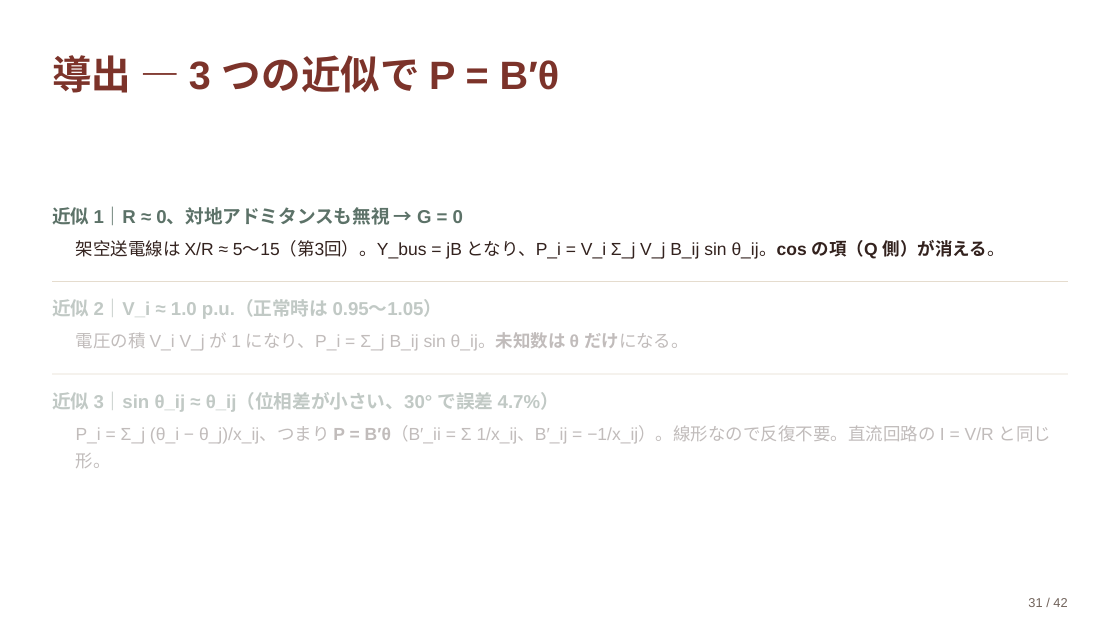
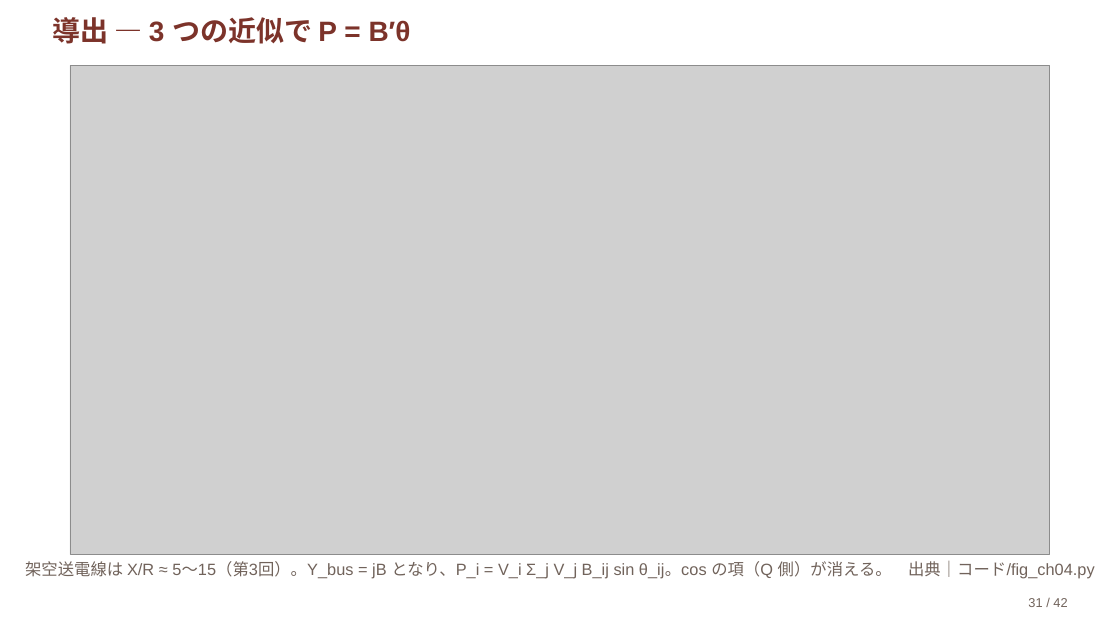
Before and after one commit to lutelute/ryukyu-power-system-2026, a slide deck: slide 31 of スライド/ch04.pptx. Drawn at 1120x630 pixels with LibreOffice and Linux fonts; fonts in the diff are those of the drawing; grey boxes stand for pictures. Boxes give left, top, right and bottom in pixels: in the first picture for what was removed or moved away, otherwise in the second. Text is boxed around its words. In the diff, an @@ line names an element or a change of style, - is before the commit and + after.

```diff
--- a/スライド/ch04.pptx
+++ b/スライド/ch04.pptx
@@ text "導出 — 3 つの近似で P ...": place and size @@
-text "導出 — 3 つの近似で P ..." at box(52, 55, 559, 93)
+text "導出 — 3 つの近似で P ..." at box(52, 17, 411, 44)
@@ text "導出 — 3 つの近似で P ..." at box(52, 17, 411, 44): size 33.9 to 24 pt; line spacing 1.06 to 1; vertical alignment middle to top @@
@@ picture added at box(70, 66, 1050, 555) @@
@@ text removed at box(52, 207, 463, 225) @@
-近似 1｜R ≈ 0、対地アドミタンスも無視 → G = 0
@@ rectangle removed at box(52, 281, 1068, 282) @@
@@ text removed at box(52, 299, 443, 319) @@
-近似 2｜V_i ≈ 1.0 p.u.（正常時は 0.95〜1.05）
@@ text removed at box(76, 332, 689, 351) @@
-電圧の積 V_i V_j が 1 になり、P_i = Σ_j B_ij sin θ_ij。未知数は θ だけになる。
@@ rectangle removed at box(52, 374, 1068, 375) @@
@@ text removed at box(52, 392, 559, 412) @@
-近似 3｜sin θ_ij ≈ θ_ij（位相差が小さい、30° で誤差 4.7%）
@@ text removed at box(76, 426, 1051, 468) @@
-P_i = Σ_j (θ_i − θ_j)/x_ij、つまり P = B′θ（B′_ii = Σ 1/x_ij、B′_ij = −1/x_ij）。線形なので反復不要。直流回路の I = V/R と同じ形。
@@ text at box(25, 561, 1095, 579): text changed; size 15 to 14 pt; text colour #33221E to #71635B @@
-架空送電線は X/R ≈ 5〜15（第3回）。Y_bus = jB となり、P_i = V_i Σ_j V_j B_ij sin θ_ij。cos の項（Q 側）が消える。
+架空送電線は X/R ≈ 5〜15（第3回）。Y_bus = jB となり、P_i = V_i Σ_j V_j B_ij sin θ_ij。cos の項（Q 側）が消える。 出典｜コード/fig_ch04.py
```
Also in this commit, not shown: 8 other slides changed, 50 other files.
